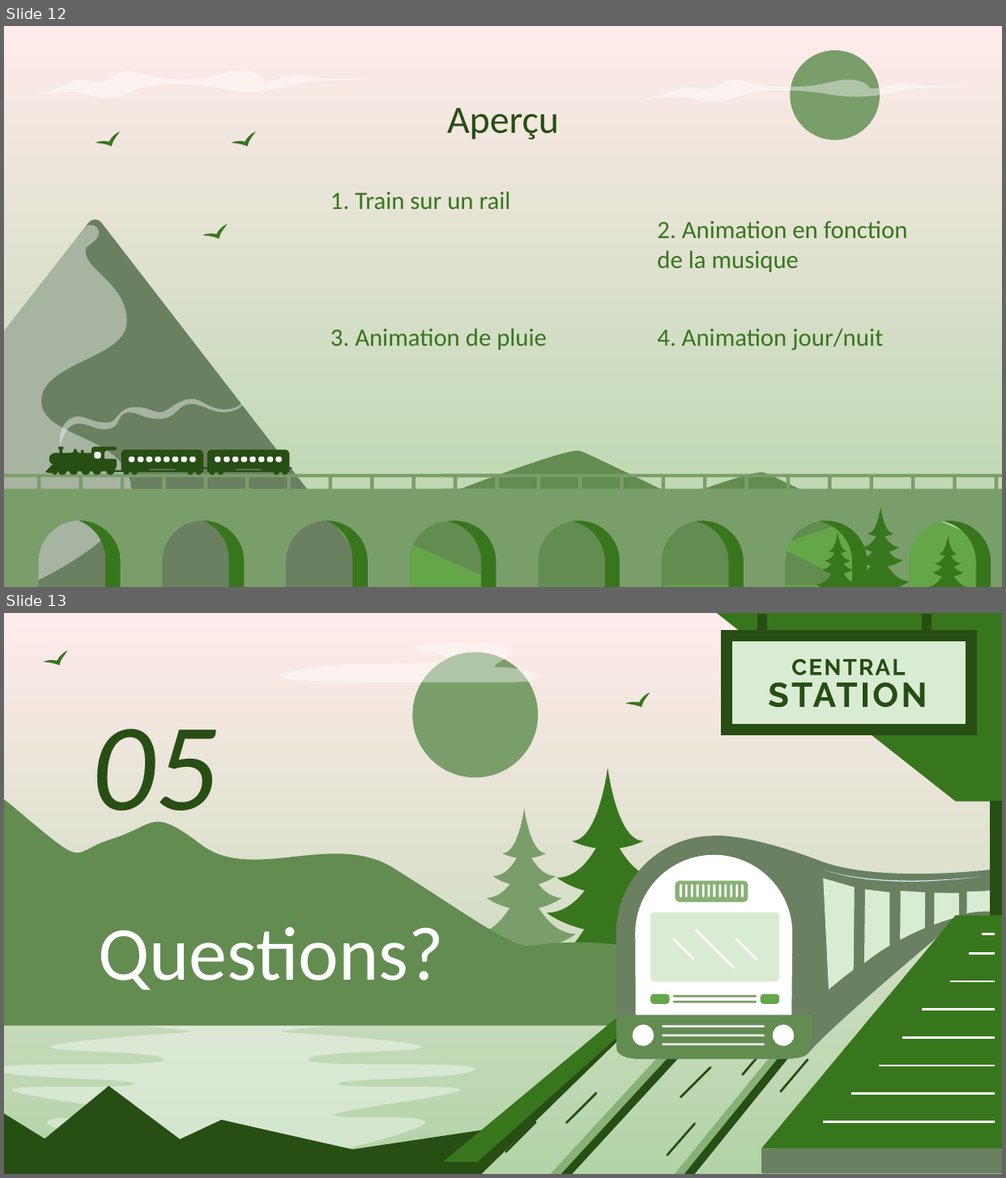
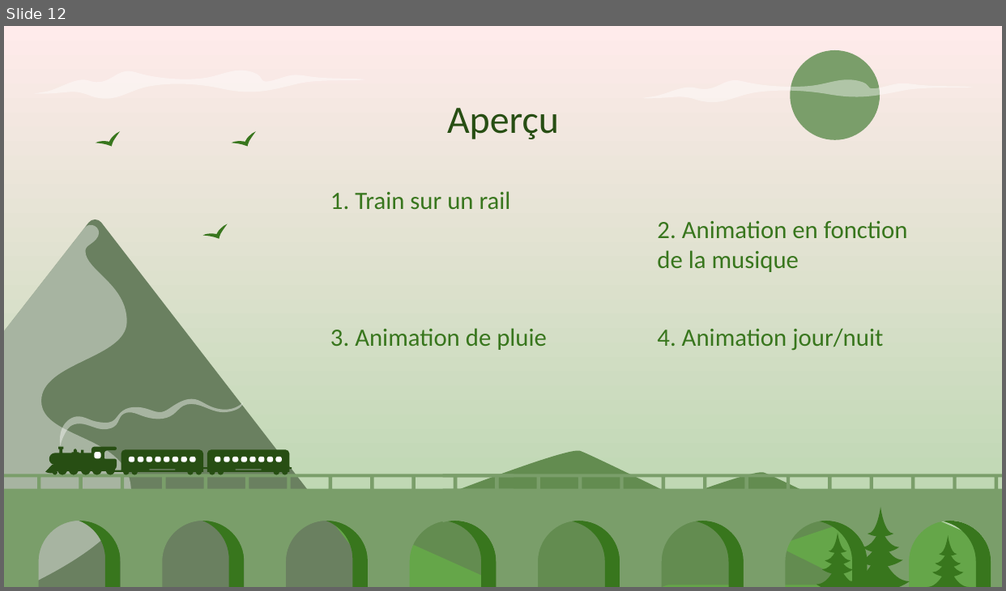
Before and after one commit to Smoother19/MusicAnimation, a slide deck: docs/presentation/ConceptPres.pptx. Shown one above the other, each under a label of ours: slides 12 and 13 before the commit, slide 12 after it. The pictures are 1006x1178 and 1006x591 pixels, drawn with LibreOffice and Linux fonts; fonts in the diff are those of the drawing; background and template pictures are left out. Boxes give left, top, right and bottom in pixels: in the first picture for what was removed or moved away, otherwise in the second. Text is boxed around its words. In the diff, an @@ line names an element or a change of style, - is before the commit and + after.

```diff
--- a/docs/presentation/ConceptPres.pptx
+++ b/docs/presentation/ConceptPres.pptx
@@ slide 13 removed at bbox=[4, 613, 1002, 1174], background gradient #FFEBEB to #B2D4A8 @@
@@ freeform shape removed at bbox=[44, 646, 72, 672] @@
@@ freeform shape removed at bbox=[189, 643, 560, 683] @@
@@ freeform shape removed at bbox=[412, 652, 538, 777] @@
@@ freeform shape removed at bbox=[625, 688, 654, 714] @@
@@ title removed at bbox=[91, 729, 218, 839] @@
-05
@@ freeform shape removed at bbox=[4, 773, 830, 1025] @@
@@ group removed at bbox=[473, 808, 576, 950]: 4 freeform shapes @@
@@ group removed at bbox=[524, 768, 691, 997]: 4 freeform shapes @@
@@ title removed at bbox=[98, 927, 444, 990] @@
-Questions?
@@ group removed at bbox=[442, 613, 1002, 1174]: 84 freeform shapes @@
@@ freeform shape removed at bbox=[4, 1026, 479, 1153] @@
@@ freeform shape removed at bbox=[4, 1076, 482, 1174] @@
```
Also in this commit, not shown: 5 slides changed.
